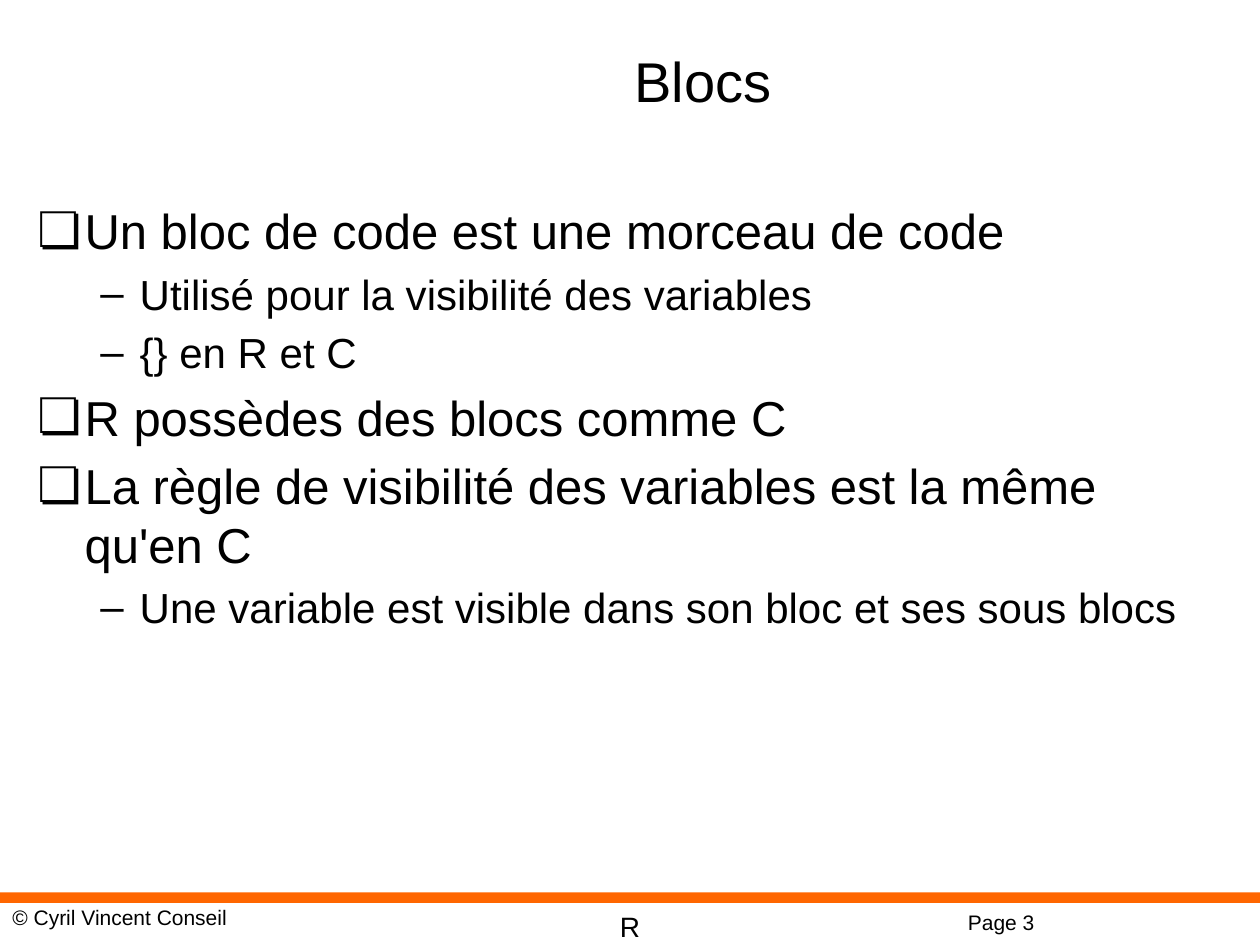
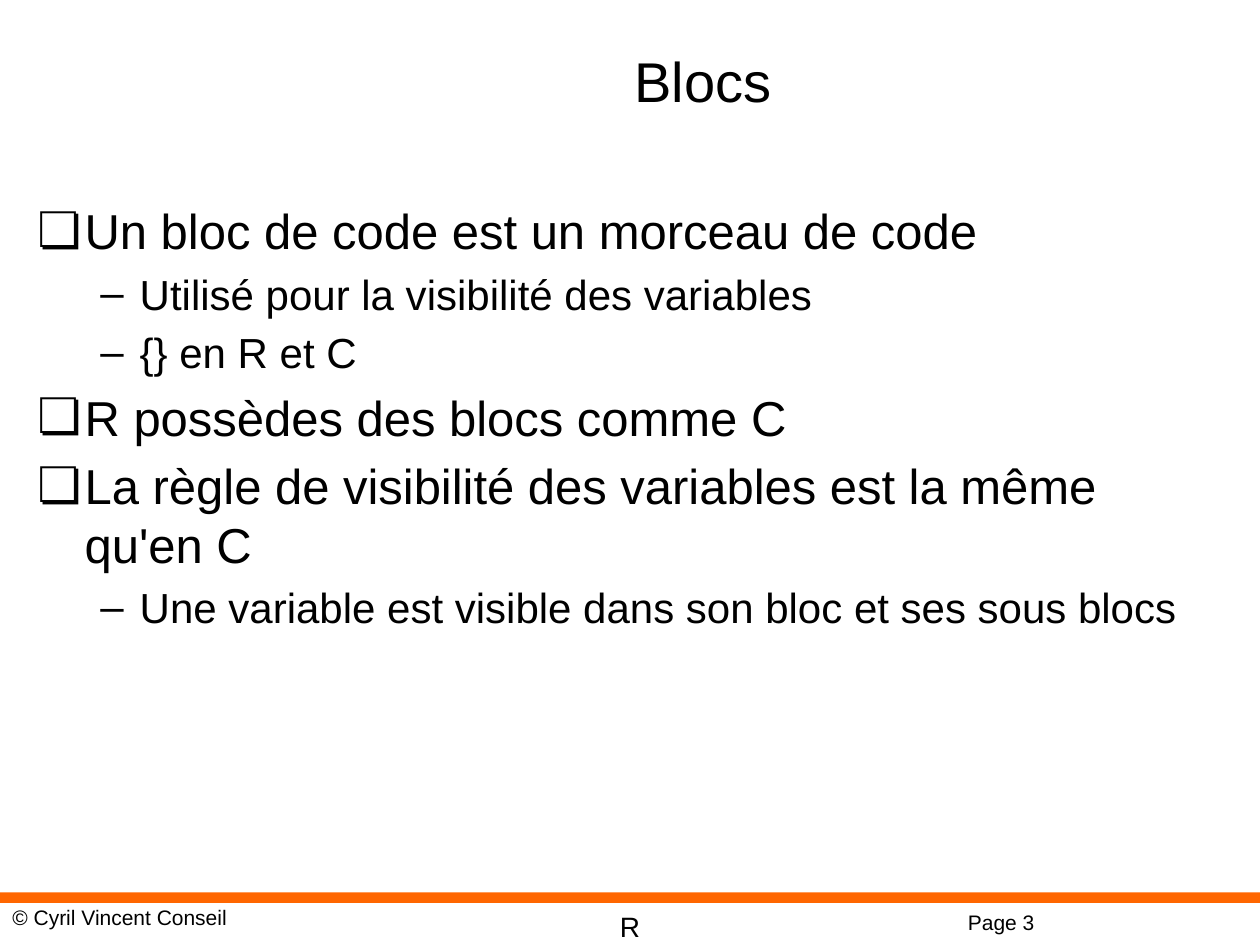
Before and after one commit to cyrilvincent/R, a slide deck: slide 3 of ppt/R-03-Structures.pptx. Drawn at 1260x945 pixels with LibreOffice and Linux fonts; fonts in the diff are those of the drawing; background and template pictures are left out. Boxes give left, top, right and bottom in pixels: in the first picture for what was removed or moved away, otherwise in the second. Text is boxed around its words. In the diff, an @@ line names an element or a change of style, - is before the commit and + after.

```diff
--- a/ppt/R-03-Structures.pptx
+++ b/ppt/R-03-Structures.pptx
@@ text at box(85, 213, 977, 250): text changed @@
-❏ Un bloc de code est une morceau de code
+❏ Un bloc de code est un morceau de code
```
Also in this commit, not shown: 1 other slide changed, 24 other files.
